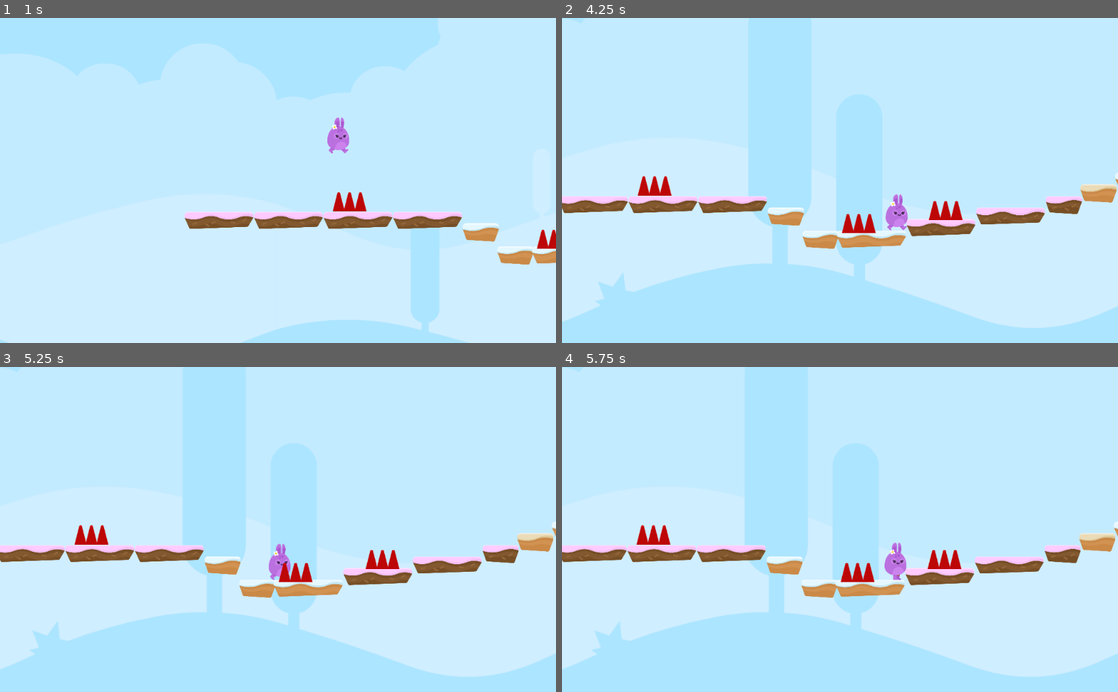
Above: before the commit, frames 1-4 (two rows, left to right).
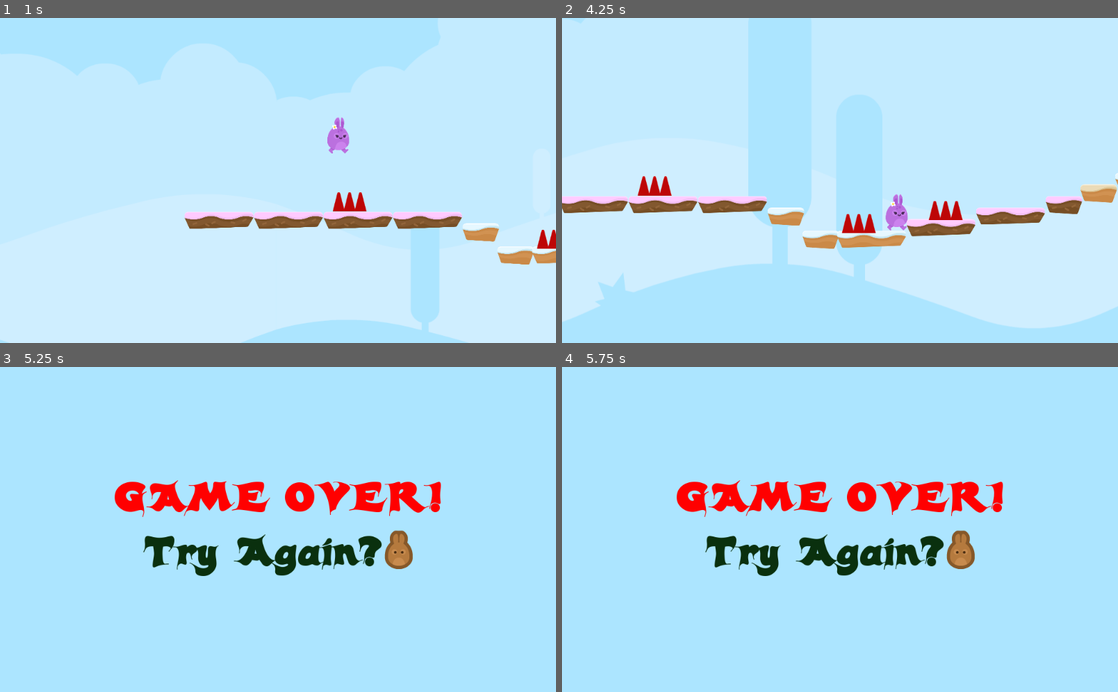
Above: after the commit, the same moments.

Repository: KennedyMungai/SimplePlatformer
Game: Godot game, scene res://Scenes/Levels/Level1.tscn
Two runs of this game, one before a commit and one after it. Both use one fixed random seed, a clock stepped at 60 frames per second and the inputs below.
Inputs:
- Up to frame 1 (1 s): hold D (right) from 0.53 s (still down); tap W (jump) at 0.77 s
- Up to frame 2 (4.25 s): tap W (jump) at 1.52, 3.02, 3.77 s; release D (right) at 2.03 s; hold A (left) 2.03-2.78 s; hold D (right) from 2.78 s (still down)
- Up to frame 3 (5.25 s): release D (right) at 4.28 s; hold A (left) 4.28-5.03 s; tap W (jump) at 4.52 s; hold D (right) from 5.03 s (still down)
- Up to frame 4 (5.75 s): keep holding D (right)

Frame 1 is identical in both runs. In frame 2, 0.1% of the frame differs, in the area x 0-99%, y 55-71%; in frame 3, 37%, in the area x 0-100%, y 34-96%; in frame 4, 37%.
Error before the commit: Parse Error: The method "end_game" isn't declared in the current class. (res://Scripts/GameState.gd:16)

Commit message:
Declared the end game function and added logic to it

Diff:
--- a/Scripts/GameState.gd
+++ b/Scripts/GameState.gd
@@ -14,3 +14,7 @@
 
 	if(lives < 0):
 		end_game();
+
+
+func end_game() -> void:
+	get_tree().change_scene("res://Scenes/GameOver.tscn");
